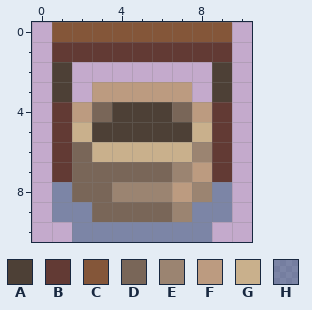
Pixel-art file, stored at assets_src/image/decoration/unit/tropical/well_tropical.ase. That is the earlier state.
11x11 pixels, 1 frame.
Palette (. is transparent): A #4d4036  B #623a34  C #845639  D #796658  E #9b8471  F #bc9b80  G #c9b08c  H #34608080
After:
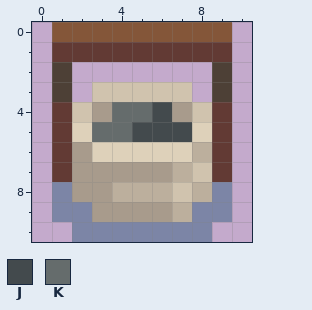
Colours new in this view: J #434a4d  K #656c6c
Changes in this commit:
colour D: #796658 -> #a89b8c
colour E: #9b8471 -> #bcaf9d
colour F: #bc9b80 -> #d0c3ae
colour G: #c9b08c -> #ded1ba
y 4: x 4..6 AAA -> KKJ
y 5: x 3..7 AAAAA -> KKJJJ
Changed places in both pictures, as pixel boxes (x1, y1, x2, y2):
changed: (72, 82, 212, 222)
